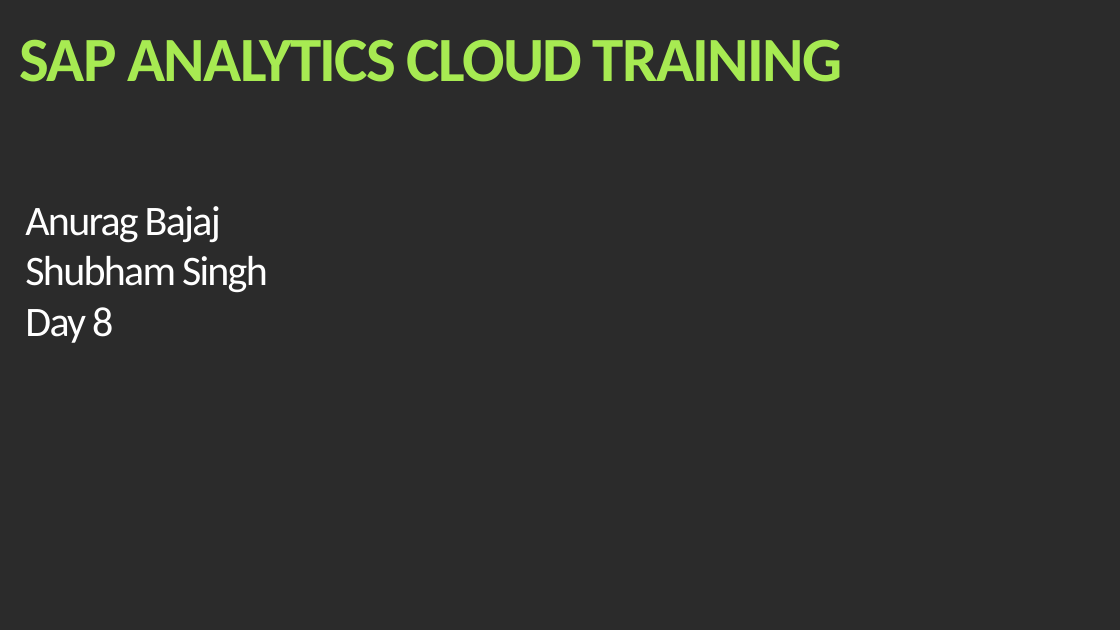
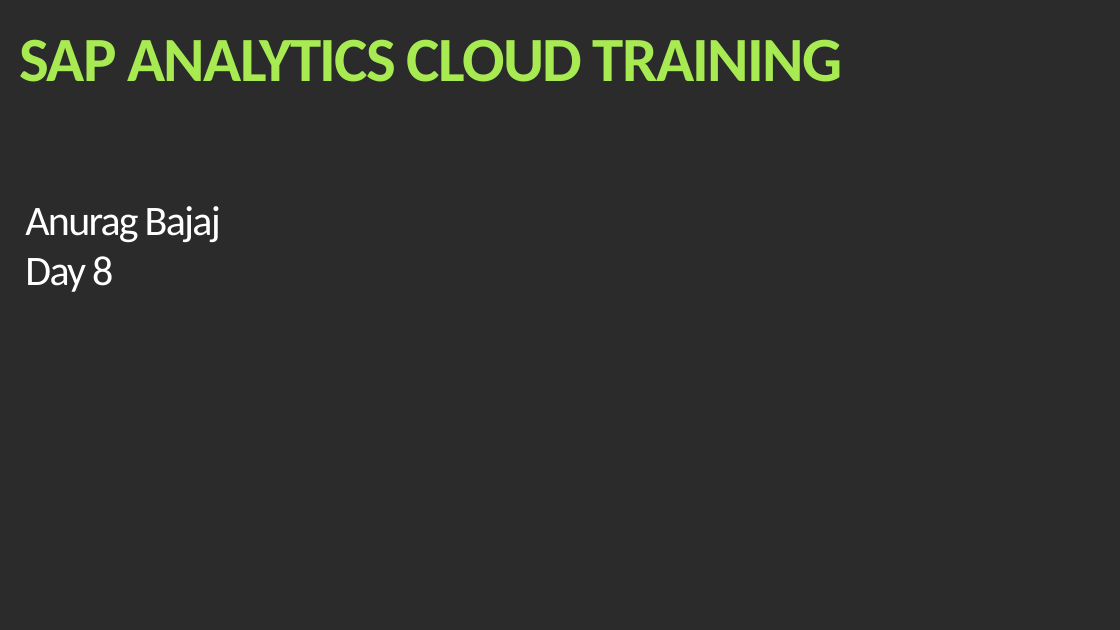
Before and after one commit to soyuztechnologies/SAC_SaamaTechnologies, a slide deck: slide 1 of day 8/SAC_Training Day 8.pptx. Drawn at 1120x630 pixels with LibreOffice and Linux fonts; fonts in the diff are those of the drawing; background and template pictures are left out; a plain dark background stands for a picture behind light text. Boxes give left, top, right and bottom in pixels: in the first picture for what was removed or moved away, otherwise in the second. Text is boxed around its words. In the diff, an @@ line names an element or a change of style, - is before the commit and + after.

```diff
--- a/day 8/SAC_Training Day 8.pptx
+++ b/day 8/SAC_Training Day 8.pptx
@@ text at box(25, 256, 268, 293): paragraph removed @@
-Shubham Singh
```
Also in this commit, not shown: 7 other slides changed, 2 slides added, 5 other files.
